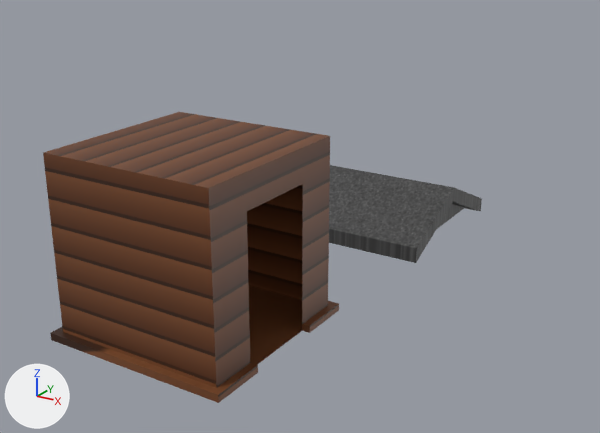
Before and after pictures for a commit that changed the Blender file Assets/Models/houses.blend.
Camera for both pictures: a 50 mm lens placed at (3.09, -2.58, 2.1), pointed at (0.13, 2.08, 0.05). The axes (+X, +Y, +Z) are drawn at lower left. The lights are the same throughout.

Objects in the first picture: 'roof1', 'shed1'.
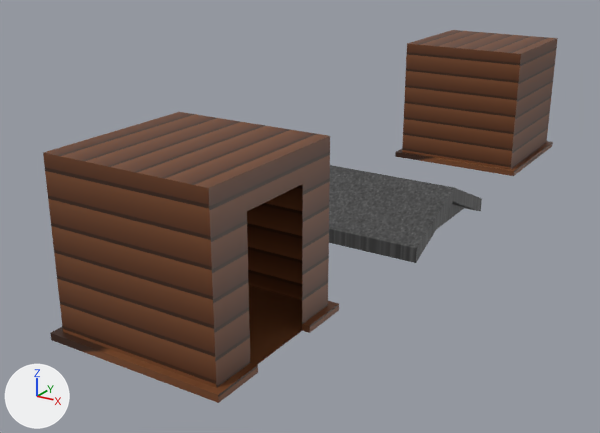
Commit message: Add house no door

The change, as a list of edits to the scene's bpy script:
```text
Add me_cube_003:
    me_cube_003.from_pydata(...)  # 52 vertices, 52 faces; spans x -0.045..1.045, y -0.045..1.045, z -0.002..1.0
    me_cube_003.materials.append(mat_wood_png)  # picture img_wood_png
Add ob_shednodoor:
    ob_shednodoor = bpy.data.objects.new('ShedNoDoor', me_cube_003)
    ob_shednodoor.location = (0.0, 4.0, 0.0)
```

Boxes [x1, y1, x2, y2] around the edits, measured in the pictures (600 x 433 px):
'ShedNoDoor', added (brown)
    after: [395, 30, 558, 176]
